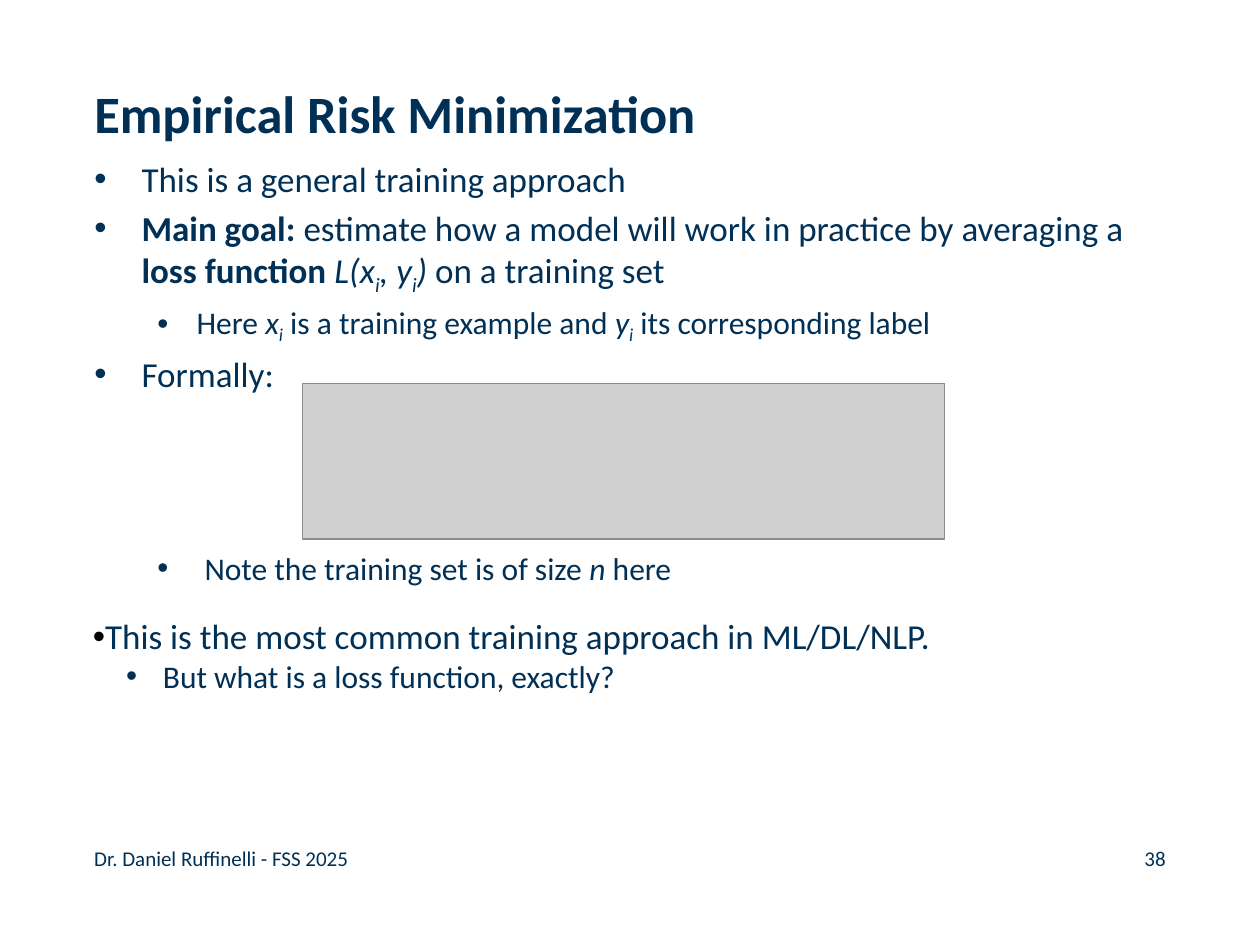
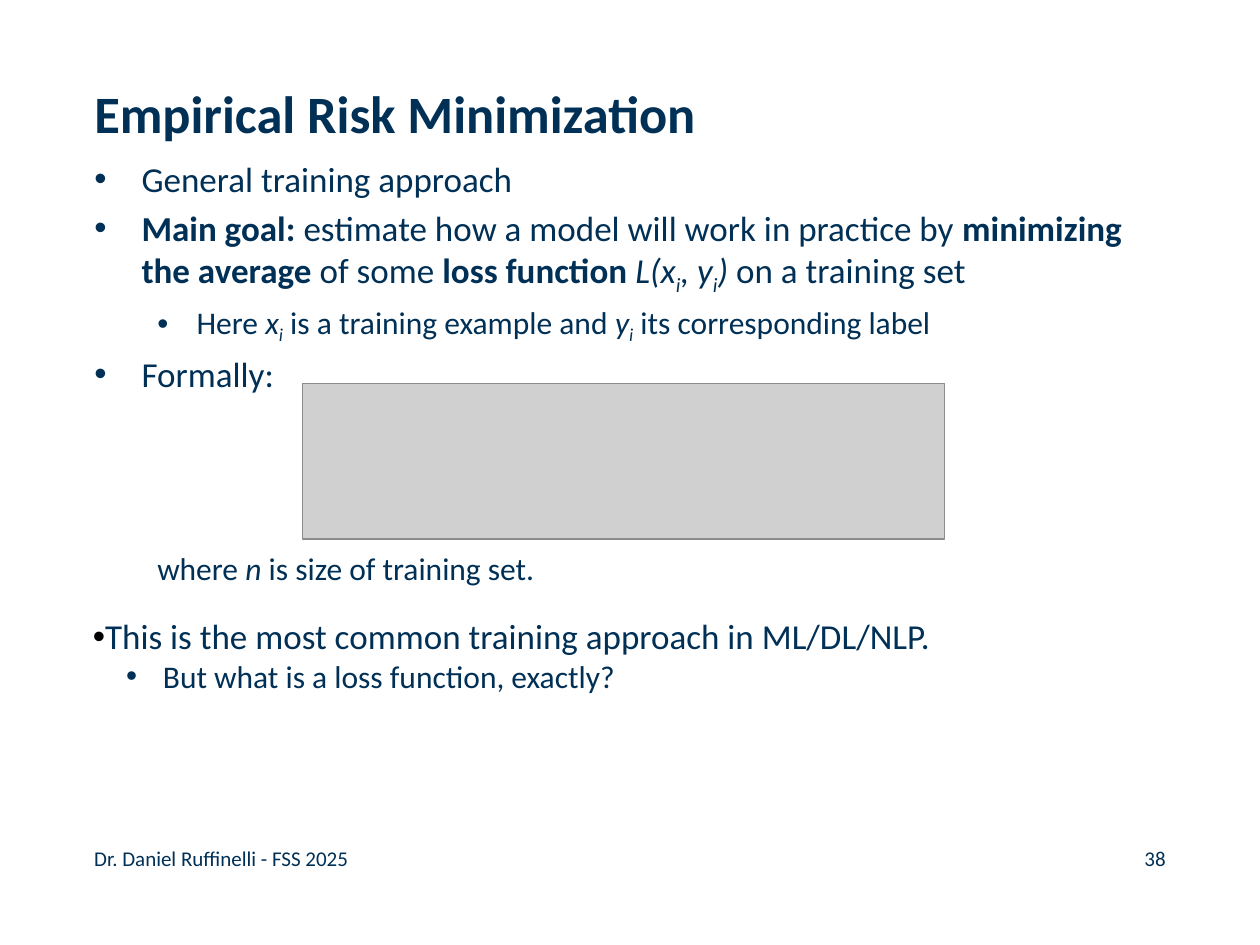
Before and after one commit to rufex2001/teaching_llms, a slide deck: slide 38 of lectures/02_ml_dl_word_embeddings/02_ml_dl_word_embeddings.pptx. Drawn at 1260x945 pixels with LibreOffice and Linux fonts; fonts in the diff are those of the drawing; grey boxes stand for pictures; background and template pictures are left out. Boxes give left, top, right and bottom in pixels: in the first picture for what was removed or moved away, otherwise in the second. Text is boxed around its words. In the diff, an @@ line names an element or a change of style, - is before the commit and + after.

```diff
--- a/lectures/02_ml_dl_word_embeddings/02_ml_dl_word_embeddings.pptx
+++ b/lectures/02_ml_dl_word_embeddings/02_ml_dl_word_embeddings.pptx
@@ text at bbox=[142, 167, 1122, 289]: text changed @@
-• This is a general training approach
-• Main goal: estimate how a model will work in practice by averaging a loss function L(xi, yi) on a training set
+• General training approach
+• Main goal: estimate how a model will work in practice by minimizing the average of some loss function L(xi, yi) on a training set
@@ text at bbox=[157, 558, 534, 586]: text changed @@
-  • Note the training set is of size n here
+  where n is size of training set.
```
Also in this commit, not shown: 14 other slides changed, 1 other file.
